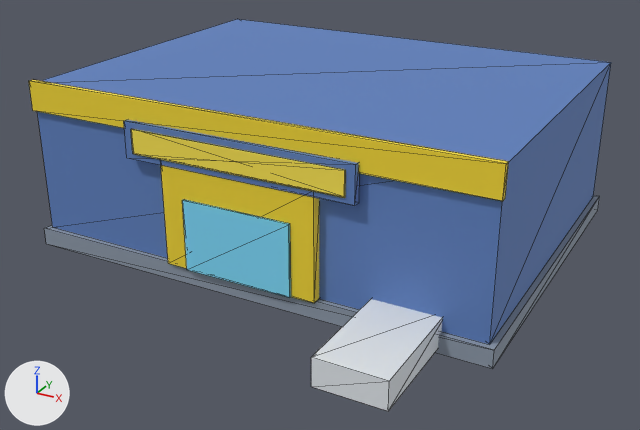
Before and after pictures for a commit that changed the glTF model assets/models/discount-store.glb.
One viewpoint serves both versions: a 50 mm lens placed at (14.0, -26.4, 13.5), pointed at (0.6, -2.1, 1.4). Every picture has the same lights, and +X, +Y and +Z are marked at lower left. The picture after the commit comes second. Mesh edges are drawn as thin lines. Vertices at exactly the same position are counted once.

The first picture shows 'Root'.
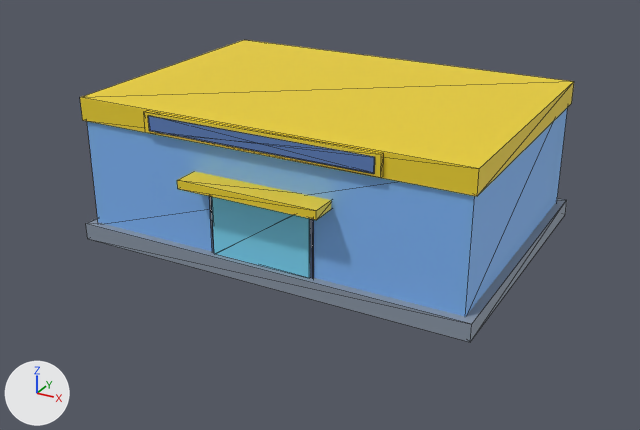
What the commit changed:
me_modelmesh is used by ob_root; location (0.0, 0.0, 0.0).
me_modelmesh had 64 vertices, 96 faces and spanned x -8.2..8.2, y -9.5..6.2, z 0.0..5.9.
me_modelmesh now has 64 vertices, 96 faces and spans x -7.2..7.2, y -5.8..5.2, z 0.0..5.2.
me_modelmesh part 1: the loose piece of 8 vertices spanning x -8.2..8.2, y -6.2..6.2, z 0.0..0.6 is scaled about its middle by (0.878, 0.839, 1).
me_modelmesh part 2: the loose piece of 8 vertices spanning x -8.0..8.0, y -6.0..6.0, z 0.6..5.8 is scaled about the mesh origin by (0.863, 0.817, 0.885).
me_modelmesh part 3: the loose piece of 8 vertices spanning x -8.1..8.1, y -6.2..-5.9, z 4.9..5.9 is scaled about its middle by (0.87, 50, 0.8), then moved by (0.0, 6.0, -0.6).
me_modelmesh part 4: the loose piece of 8 vertices spanning x -2.7..2.7, y -6.3..-5.9, z 0.6..4.2 is scaled about its middle by (0.667, 0.25, 0.667), then moved by (0.0, 1.2, -0.6).
me_modelmesh part 5: the loose piece of 8 vertices spanning x -1.9..1.9, y -6.4..-6.3, z 0.6..3.0 is moved by (0.0, 1.4, 0.0).
me_modelmesh part 6: the loose piece of 8 vertices spanning x -4.0..4.0, y -6.3..-6.1, z 4.0..5.2 is scaled about its middle by (0.625, 4.8, 0.25), then moved by (0.0, 1.0, -1.4).
me_modelmesh part 7: the loose piece of 8 vertices spanning x -3.7..3.7, y -6.4..-6.3, z 4.2..5.0 is scaled about its middle by (1.14, 3, 0.875), then moved by (0.0, 1.3, 0.2).
me_modelmesh part 8: the loose piece of 8 vertices spanning x 4.4..6.6, y -9.5..-5.5, z 0.2..1.0 is scaled about its middle by (3.64, 0.0125, 0.556), then moved by (-5.5, 2.4, 4.2).
me_modelmesh part 9: 12 faces centred in x -8.0..8.0, y -6.0..6.0, z 0.6..5.8 are repainted in the vertex colours; the middle colour goes from blue #6083c2 to blue #84bdfb.
me_modelmesh part 10: 12 faces centred in x -2.7..2.7, y -6.3..-5.9, z 0.6..4.2 are repainted in the vertex colours; the middle colour goes from yellow #f6da32 to cyan #81dffc.
me_modelmesh part 11: 12 faces centred in x -1.9..1.9, y -6.4..-6.3, z 0.6..3.0 are repainted in the vertex colours; the middle colour goes from cyan #81dffc to dark blue #455571.
me_modelmesh part 12: 12 faces centred in x -4.0..4.0, y -6.3..-6.1, z 4.0..5.2 are repainted in the vertex colours; the middle colour goes from blue #6083c2 to yellow #f6da32.
me_modelmesh part 13: 12 faces centred in x -3.7..3.7, y -6.4..-6.3, z 4.2..5.0 are repainted in the vertex colours; the middle colour goes from yellow #fde751 to yellow #f6da32.
me_modelmesh part 14: 12 faces centred in x 4.4..6.6, y -9.5..-5.5, z 0.2..1.0 are repainted in the vertex colours; the middle colour goes from white #e7ecf1 to blue #6083c2.

What differs and where, as boxes (x1, y1, x2, y2) in the pictures (640 x 430 px; the box of a moved part takes in the faces that stretch with it):
'Root', reshaped, recoloured (15% narrower, 23% shorter): before (29, 19, 611, 411); after (80, 40, 574, 342)
part 1 of me_modelmesh, moved or reshaped: before (44, 195, 600, 369); after (86, 198, 567, 342)
part 2 of me_modelmesh, moved or reshaped: before (37, 19, 611, 344); after (87, 107, 568, 317)
part 3 of me_modelmesh, moved or reshaped: before (29, 80, 509, 201); after (80, 40, 574, 196)
part 4 of me_modelmesh, moved or reshaped: before (161, 165, 319, 303); after (211, 197, 310, 278)
part 5 of me_modelmesh, moved or reshaped (mostly hidden afterwards): before (182, 199, 291, 298); after (209, 196, 314, 279)
part 6 of me_modelmesh, moved or reshaped: before (124, 120, 360, 206); after (177, 171, 331, 220)
part 7 of me_modelmesh, moved or reshaped: before (131, 129, 346, 198); after (144, 111, 383, 178)
part 8 of me_modelmesh, moved or reshaped: before (311, 299, 442, 411); after (148, 116, 375, 174)
part 9 of me_modelmesh, recoloured: before (37, 19, 611, 344); after (87, 107, 568, 317)
part 10 of me_modelmesh, recoloured: before (161, 165, 319, 303); after (211, 197, 310, 278)
part 11 of me_modelmesh, recoloured: before (182, 199, 291, 298); after (209, 196, 314, 279)
part 12 of me_modelmesh, recoloured: before (124, 120, 360, 206); after (177, 171, 331, 220)
part 13 of me_modelmesh, recoloured: before (131, 129, 346, 198); after (144, 111, 383, 178)
part 14 of me_modelmesh, recoloured: before (311, 299, 442, 411); after (148, 116, 375, 174)
